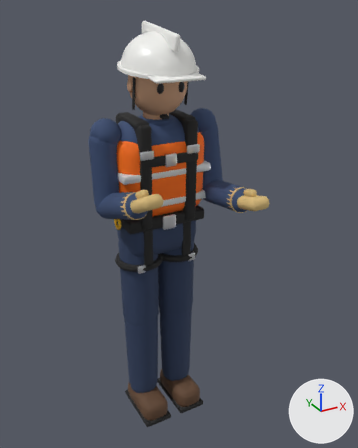
An edit to the glTF model jogo-plataforma-elevatoria/models/worker2.glb, drawn before and after from the same camera.
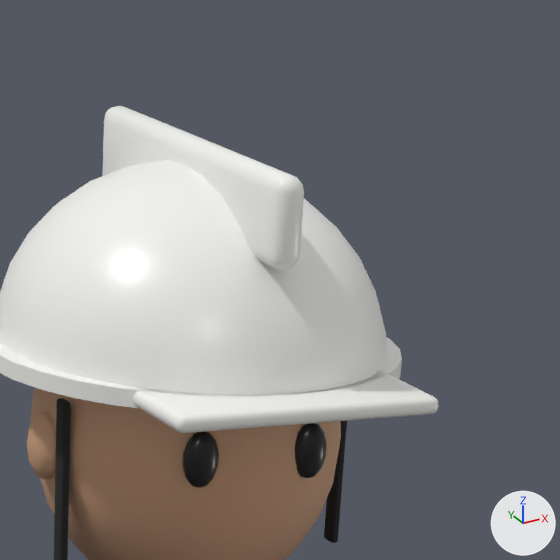
Each version appears first whole from a 50 mm camera at (-0.866, -1.773, 1.806) aimed at (0.04, -0.125, 0.982), and next in a close-up on the part from 34% to 64% of the width and 0% to 24% of the height. The axes (+X, +Y, +Z) are drawn at lower right. The lights are the same throughout. The last two pictures show the newer version. Where no turn or scale is listed for an object, it has been applied to the vertices. Vertices at exactly the same position are counted once.

The older version as bpy lines, for what is in view:
```python
me_m_head = bpy.data.meshes.new('m_head')
me_m_head.from_pydata(...)  # 2136 vertices, 4216 faces; spans x -0.153..0.153, y -0.191..0.144, z -0.126..0.216
# faces by material slot: [968, 1160, 564, 1524]
me_m_head.materials.append(mat_skin)  # brown #cea281
me_m_head.materials.append(mat_eye)  # black #19191d
me_m_head.materials.append(mat_strap)  # black #212121
me_m_head.materials.append(mat_helmet)  # white #f7f7f3
ob_m_head = bpy.data.objects.new('m_head', me_m_head)
ob_m_head.location = (0.0, -0.03, 1.539)
```
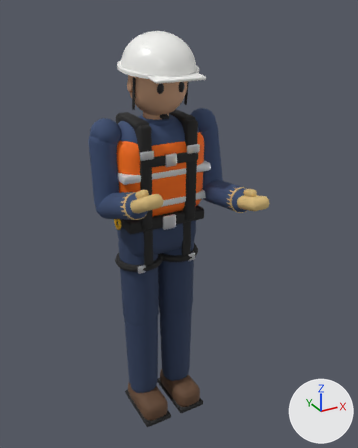
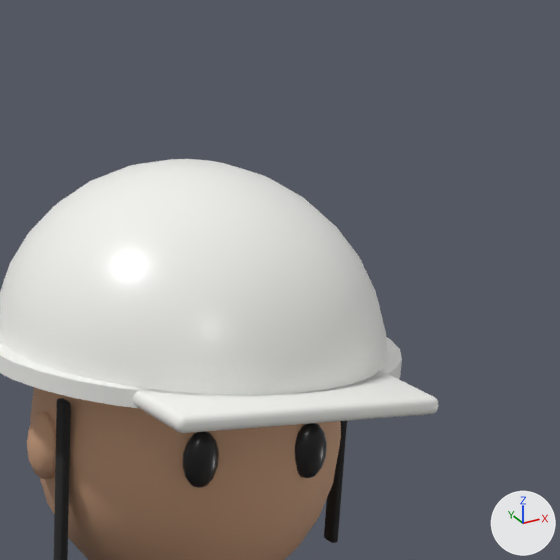
What differs and where, as boxes [x1, y1, x2, y2] in the close-ups (560 x 560 px):
'm_head', reshaped: before [0, 106, 438, 560]; after [0, 159, 438, 560]
part 1 of me_m_head, deleted: before [102, 106, 304, 270]

Edits to the bpy script that builds the scene:
```text
Change me_m_head:
    used by ob_m_head; location = (0.0, -0.03, 1.539)
    remove me_m_head.from_pydata(...)  # 2136 vertices, 4216 faces; spans x -0.153..0.153, y -0.191..0.144, z -0.126..0.216
    add me_m_head.from_pydata(...)  # 2040 vertices, 4028 faces; spans x -0.153..0.153, y -0.191..0.144, z -0.126..0.184
    me_m_head part 1: the loose piece of 96 vertices spanning x -0.011..0.011, y -0.165..0.118, z 0.12..0.216 is deleted
```
